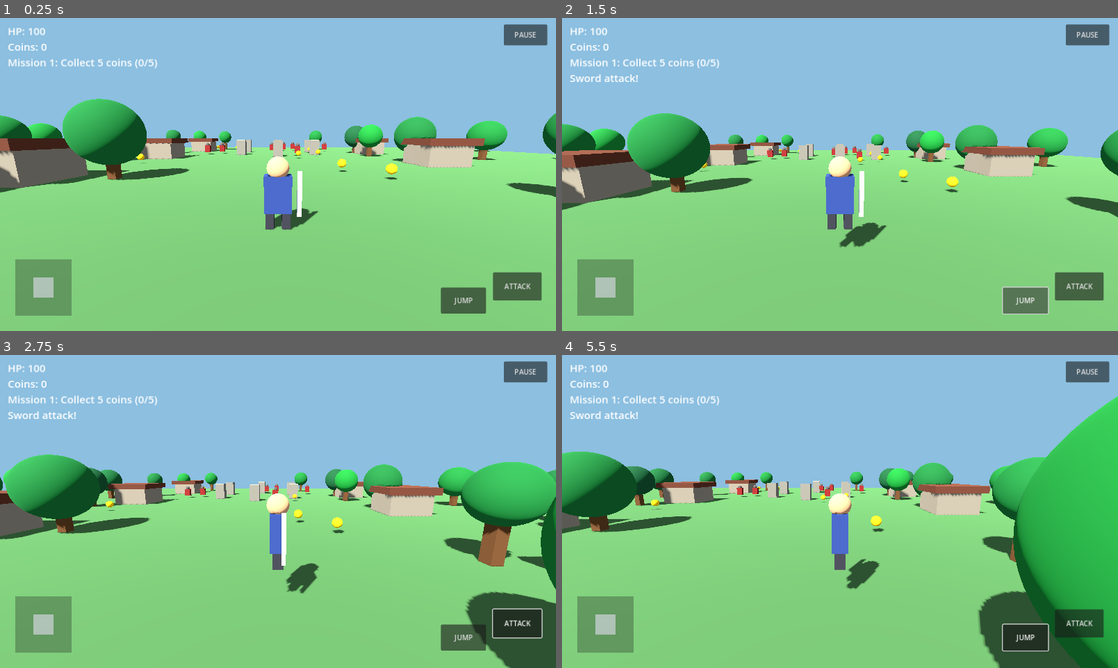
Above: before the commit, frames 1-4 (two rows, left to right).
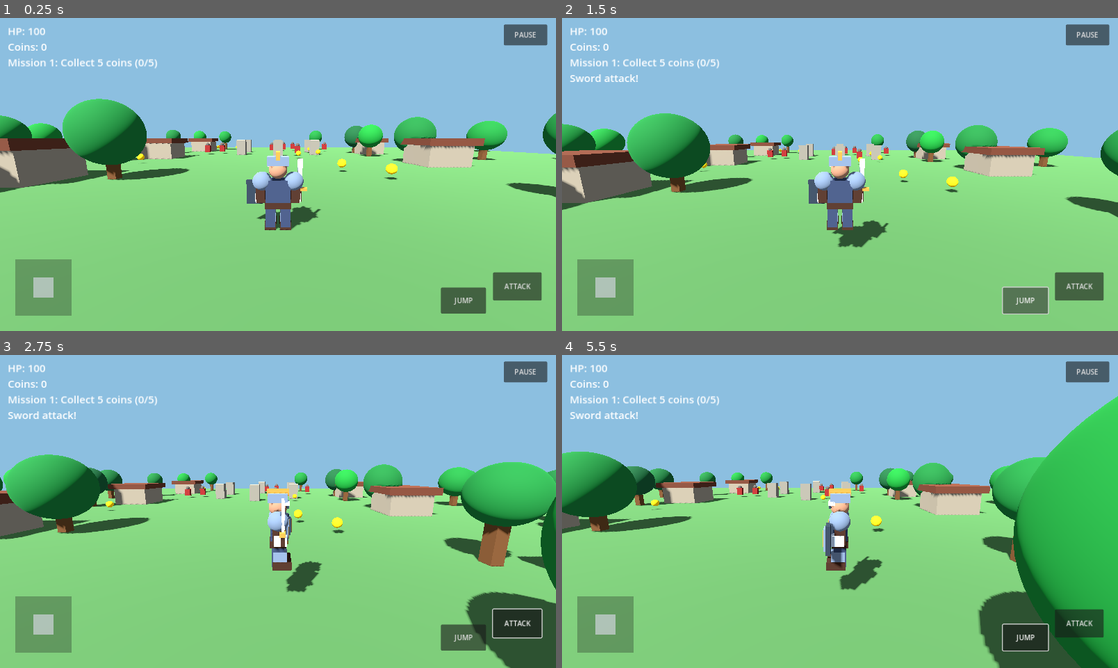
Above: after the commit, the same moments.

Repository: gaurabfoodies-tech/Game
Game: Godot game, scene res://main.tscn
Two runs of this game, one before a commit and one after it. Both use one fixed random seed, a clock stepped at 60 frames per second and the inputs below.
Inputs (mouse positions are in pixels of both pictures, inside the frame that each line leads up to):
- Up to frame 1 (0.25 s): no input
- Up to frame 2 (1.5 s): click "ATTACK" at 0.5 s; click "JUMP" at 1.25 s
- Up to frame 3 (2.75 s): move the mouse to (400, 495) at 2.02 s; hold Right (ui_right) from 2.03 s (still down); hold R from 2.03 s (still down); click (400, 495) at 2.17 s; tap Space at 2.27 s
- Up to frame 4 (5.5 s): release Right (ui_right) at 2.75 s; release R at 2.75 s; drag from (728, 527) to (812, 574) at 2.77 s; move the mouse to (895, 442) at 3.52 s; hold Right (ui_right) 3.53-4.25 s; hold R 3.53-4.25 s; drag from (812, 574) to (673, 464) at 4.27 s; move the mouse to (1006, 558) at 5.02 s; hold Left (ui_left) from 5.03 s (still down); hold R from 5.03 s (still down); tap Space at 5.27 s

The runs differ from the first frame. In frame 1, 1.8% of the frame differs, in the area x 44-58%, y 42-68%; in frame 2, 1.8%, in the area x 44-59%, y 42-74%; in frame 3, 1.1%; in frame 4, 1.2%.

Commit message:
Improve player visual with detailed procedural armored warrior

Diff:
--- a/main.gd
+++ b/main.gd
@@ -141,11 +141,39 @@
     hero.add_child(collider)
     hero_visual = Node3D.new()
     hero.add_child(hero_visual)
-    _box(hero_visual, Vector3(0, 1.05, 0), Vector3(0.8, 1.1, 0.45), Color(0.17, 0.24, 0.45))
-    _sphere(hero_visual, Vector3(0, 1.82, 0), 0.33, Color(0.85, 0.62, 0.43))
-    _box(hero_visual, Vector3(-0.24, 0.37, 0), Vector3(0.25, 0.75, 0.3), Color(0.18, 0.18, 0.2))
-    _box(hero_visual, Vector3(0.24, 0.37, 0), Vector3(0.25, 0.75, 0.3), Color(0.18, 0.18, 0.2))
-    _box(hero_visual, Vector3(0.65, 1.0, -0.15), Vector3(0.14, 1.4, 0.12), Color(0.75, 0.8, 0.85))
+    # Layered armored fantasy warrior (procedural model, not photorealistic).
+    var steel := Color(0.39, 0.45, 0.52)
+    var bright_steel := Color(0.70, 0.75, 0.78)
+    var dark_steel := Color(0.15, 0.19, 0.23)
+    var leather := Color(0.22, 0.13, 0.09)
+    var cloth := Color(0.18, 0.22, 0.31)
+    var gold := Color(0.67, 0.48, 0.19)
+    _box(hero_visual, Vector3(0, 1.07, 0), Vector3(0.72, 0.82, 0.42), cloth)
+    _box(hero_visual, Vector3(0, 1.18, -0.245), Vector3(0.75, 0.62, 0.10), steel)
+    _box(hero_visual, Vector3(0, 1.12, -0.312), Vector3(0.11, 0.56, 0.04), gold)
+    _box(hero_visual, Vector3(0, 0.75, 0), Vector3(0.77, 0.18, 0.48), leather)
+    _box(hero_visual, Vector3(0, 0.76, -0.275), Vector3(0.22, 0.18, 0.07), gold)
+    _sphere(hero_visual, Vector3(0, 1.78, 0), 0.27, Color(0.63, 0.45, 0.34))
+    _box(hero_visual, Vector3(0, 2.03, 0.01), Vector3(0.60, 0.25, 0.56), steel)
+    _box(hero_visual, Vector3(0, 1.89, -0.23), Vector3(0.60, 0.10, 0.18), bright_steel)
+    _box(hero_visual, Vector3(0, 1.79, -0.28), Vector3(0.50, 0.10, 0.07), dark_steel)
+    _box(hero_visual, Vector3(0, 2.18, 0), Vector3(0.12, 0.22, 0.62), gold)
+    for side in [-1.0, 1.0]:
+        _sphere(hero_visual, Vector3(side * 0.46, 1.43, 0), 0.28, steel)
+        _box(hero_visual, Vector3(side * 0.50, 1.08, 0), Vector3(0.26, 0.53, 0.30), leather)
+        _box(hero_visual, Vector3(side * 0.51, 0.94, -0.06), Vector3(0.29, 0.28, 0.35), bright_steel)
+        _box(hero_visual, Vector3(side * 0.22, 0.44, 0), Vector3(0.29, 0.71, 0.34), cloth)
+        _box(hero_visual, Vector3(side * 0.22, 0.38, -0.06), Vector3(0.31, 0.29, 0.39), steel)
+        _box(hero_visual, Vector3(side * 0.22, 0.11, -0.11), Vector3(0.33, 0.24, 0.55), leather)
+    # Sword in right hand
+    _box(hero_visual, Vector3(0.65, 0.96, -0.12), Vector3(0.11, 0.32, 0.11), leather)
+    _box(hero_visual, Vector3(0.65, 1.16, -0.12), Vector3(0.43, 0.10, 0.16), gold)
+    _box(hero_visual, Vector3(0.65, 1.64, -0.12), Vector3(0.14, 0.88, 0.065), bright_steel)
+    _box(hero_visual, Vector3(0.65, 1.64, -0.16), Vector3(0.035, 0.78, 0.04), Color(0.90, 0.93, 0.95))
+    # Shield on left arm
+    _box(hero_visual, Vector3(-0.72, 1.04, -0.30), Vector3(0.48, 0.74, 0.12), dark_steel)
+    _box(hero_visual, Vector3(-0.72, 1.04, -0.38), Vector3(0.32, 0.58, 0.07), steel)
+    _box(hero_visual, Vector3(-0.72, 1.04, -0.43), Vector3(0.11, 0.43, 0.03), gold)
     pivot = Node3D.new()
     pivot.position.y = 1.55
     hero.add_child(pivot)
